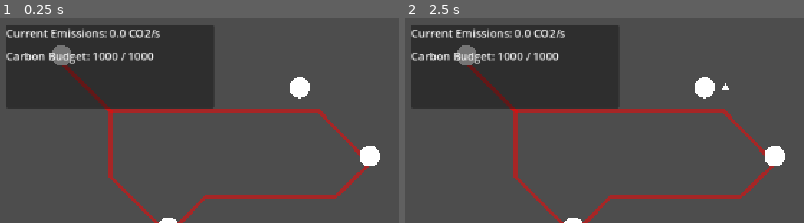
Above: before the commit, frames 1-2 (left to right).
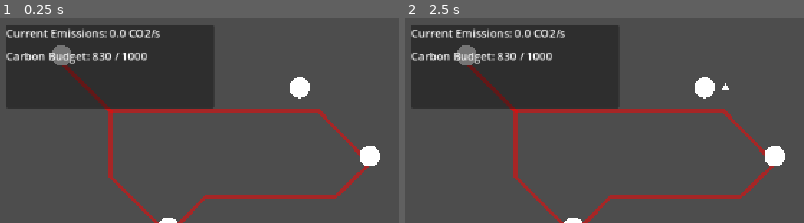
Above: after the commit, the same moments.

Repository: 9thAzure/CarbonCommuter
Game: Godot game, scene res://main/main.tscn
Same seed, same stepped clock (60 frames per second), same inputs: the game is played once before the commit and once after it.
Inputs (mouse positions are % of the whole screen's width and height, from its top left):
- Up to frame 1 (0.25 s): no input
- Up to frame 2 (2.5 s): tap Enter at 0.5, 2 s; move the mouse to (72, 49) at 0.52 s; click (72, 49) at 0.67 s; tap Space at 1.25 s; move the mouse to (30, 60) at 1.27 s; click (30, 60) at 1.42 s; move the mouse to (60, 31) at 2.02 s; click (60, 31) at 2.17 s
The pictures show only the part of the screen within x 0-50%, y 0-50%; the shares and areas given below are measured in that part.

The runs differ from the first frame. In frame 1, 0.2% of the frame differs, in the area x 23-39%, y 17-21%; in frame 2, 0.2%.

Commit message:
Implemented Carbon Cost. Might remove emission score

Diff:
--- a/main/main.gd
+++ b/main/main.gd
@@ -17,8 +17,6 @@
 @onready var station_5: Station = $Station5
 @onready var station_6: Station = $Station6
 @onready var station_7: Station = $Station7
-
-
 
 func _ready():
 	var starting_stations: Array[Station] = [station, station_2, station_3, station_4, station_5, station_6, station_7]
@@ -100,8 +98,11 @@
 func _process(_delta: float) -> void:
 	# Calculate total emissions from all lines
 	var total_emissions = 0.0
+	var total_cost := 1000.0
 	for l in Line.list_of_lines:
 		total_emissions += l.calculate_emissions()
+		total_cost -= l.calculate_carbon_cost()
 
 	if hud:
 		hud.current_emissions = total_emissions
+		hud.carbon_budget = total_cost
--- a/main/main.tscn
+++ b/main/main.tscn
@@ -13,7 +13,6 @@
 hud = NodePath("Test")
 station_scene = ExtResource("1_53q0u")
 passenger_scene = ExtResource("3_kfbq2")
-hud = NodePath("Test")
 
 [node name="Station" parent="." instance=ExtResource("1_53q0u")]
 position = Vector2(90, 54)
--- a/menu/line_creator/line_creator.gd
+++ b/menu/line_creator/line_creator.gd
@@ -50,6 +50,8 @@
 		line.station1 = station1
 		line.station2 = station
 		line.line_type = line_type as Line.LineType
+		if hud:
+			hud.spend_budget(line.carbon_cost)
 
 		assert(line_root)
 		line_root.add_child(line)
--- a/transport/line/line.gd
+++ b/transport/line/line.gd
@@ -29,7 +29,7 @@
 var traffic := 0.0
 var passengers_in_transit := []  # Array of {destination: Station, travel_time: float}
 @export var base_travel_speed := 50.0  # Units per second
-@export var base_carbon_cost := 10.0
+@export var base_carbon_cost := 0.15
 
 var emission_factor := 0
 var carbon_cost := 0
@@ -129,6 +129,10 @@
 
 	return distance * traffic * emission_factor
 
+func calculate_carbon_cost() -> float:
+	assert(distance > 0)
+	return carbon_cost
+
 func _exit_tree() -> void:
 	station1.connected_lines.remove_at(station1.connected_lines.find(self))
 	station2.connected_lines.remove_at(station2.connected_lines.find(self))
@@ -184,6 +188,3 @@
 	#points.insert(1, points[1])
 	collision_shape.segments = points
 	get_node("CollisionShape2D").shape = collision_shape
-
-func get_construction_cost() -> float:
-	return carbon_cost
